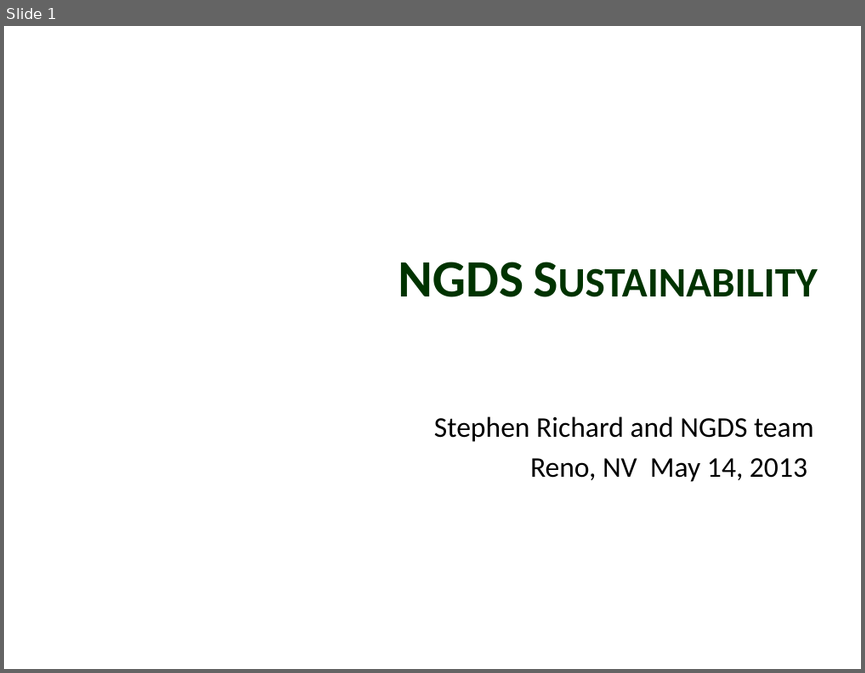
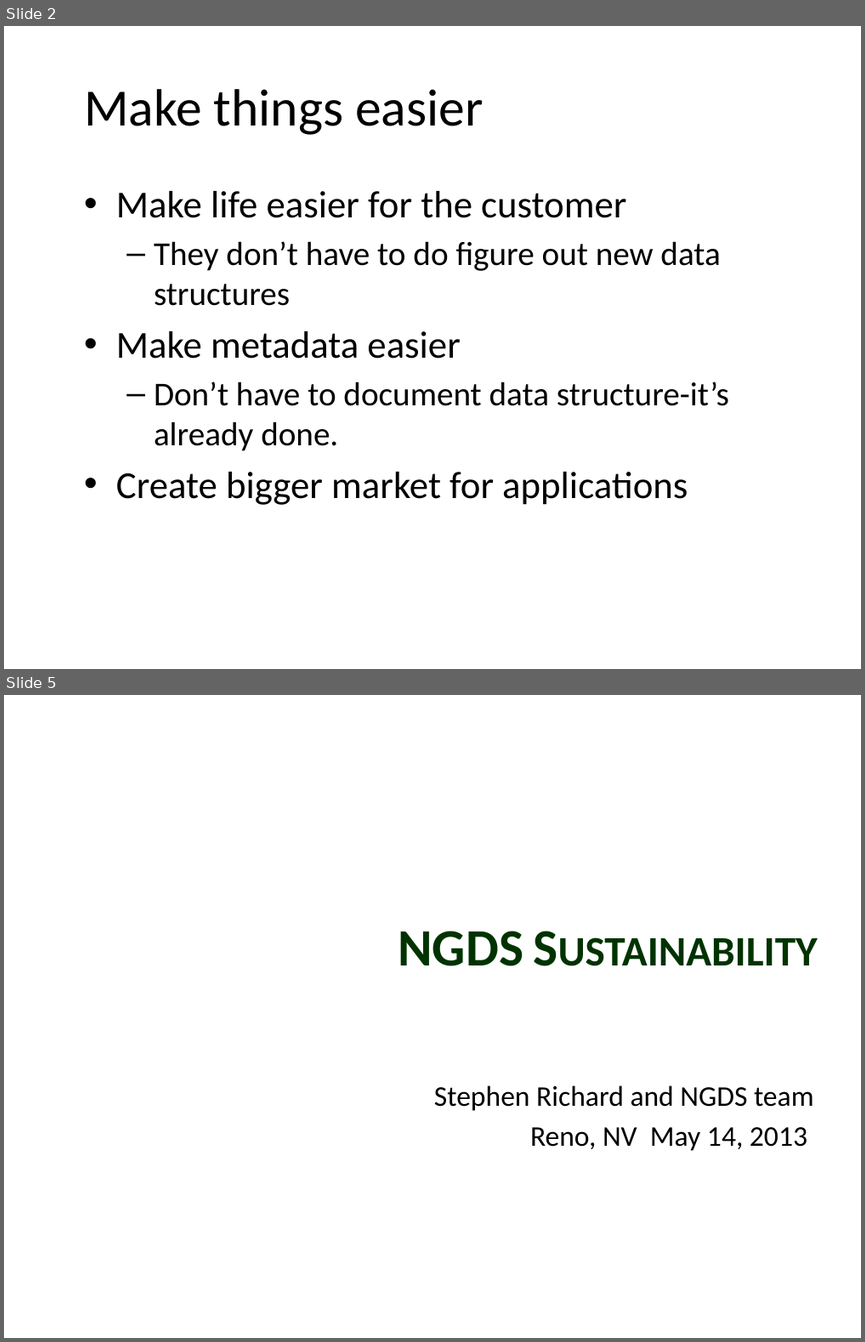
Before and after one commit to usgin/Workshops, a slide deck: WesternRegionalWorkshop/NGDSSustainability.pptx. Shown one above the other, each under a label of ours: slide 1 before the commit, slides 2 and 5 after it; the slides between them are not shown. The pictures are 865x673 and 865x1342 pixels, drawn with LibreOffice and Linux fonts; fonts in the diff are those of the drawing; background and template pictures are left out. Boxes give left, top, right and bottom in pixels: in the first picture for what was removed or moved away, otherwise in the second. Text is boxed around its words. In the diff, an @@ line names an element or a change of style, - is before the commit and + after.

```diff
--- a/WesternRegionalWorkshop/NGDSSustainability.pptx
+++ b/WesternRegionalWorkshop/NGDSSustainability.pptx
@@ slide 2 added at (x1=4, y1=26, x2=861, y2=669), background picture (left out) @@
@@ title added at (x1=84, y1=89, x2=483, y2=135), 44 pt, text #000000 @@
+Make things easier
@@ text added at (x1=116, y1=191, x2=729, y2=505), 28 pt, text #000000 @@
+• Make life easier for the customer
+  – They don’t have to do figure out new data structures
+• Make metadata easier
+  – Don’t have to document data structure-it’s already done.
+• Create bigger market for applications
@@ what was slide 1 is now slide 5 @@
```
Also in this commit, not shown: 3 other slides added, 3 other files.
